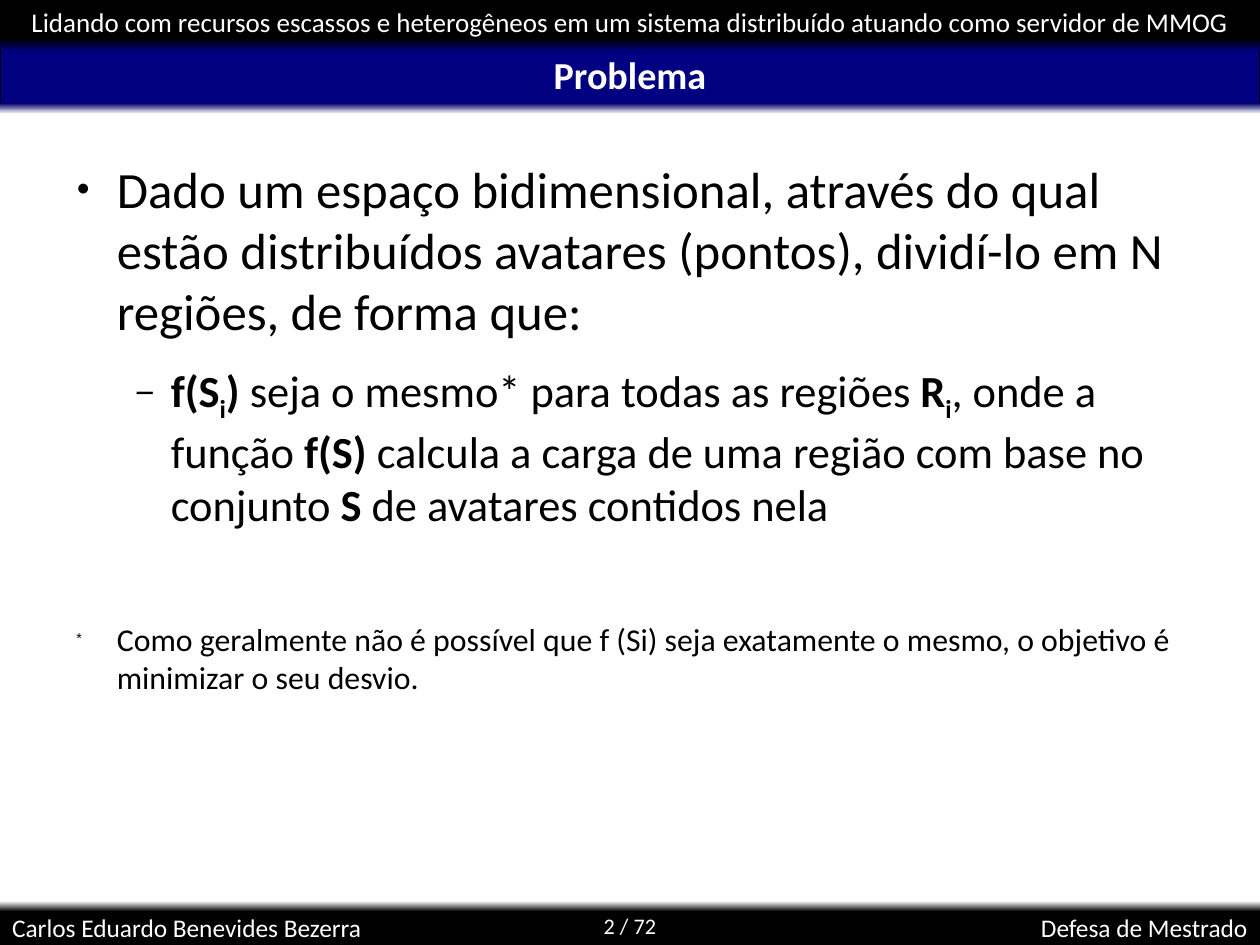
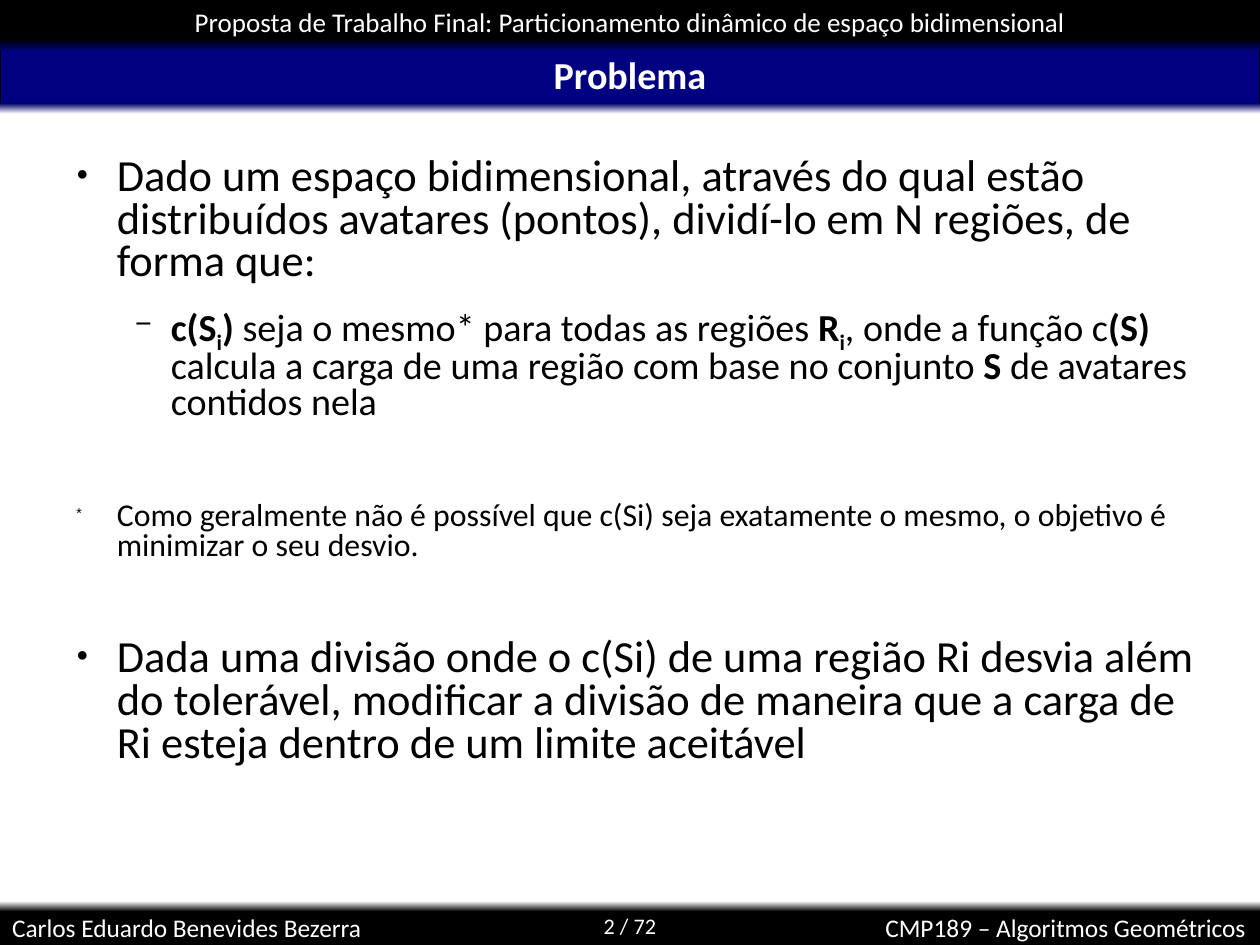
Before and after one commit to kdubezerra/kdubezerra, a slide deck: slide 2 of disciplinas/cmp189/projetoTrabalhoFinal.ppt. Drawn at 1260x945 pixels with LibreOffice and Linux fonts; fonts in the diff are those of the drawing; background and template pictures are left out. Boxes give left, top, right and bottom in pixels: in the first picture for what was removed or moved away, otherwise in the second. Text is boxed around its words. In the diff, an @@ line names an element or a change of style, - is before the commit and + after.

```diff
--- a/disciplinas/cmp189/projetoTrabalhoFinal.ppt
+++ b/disciplinas/cmp189/projetoTrabalhoFinal.ppt
@@ text in rectangle at (195,13,1064,37): text changed @@
-Lidando com recursos escassos e heterogêneos em um sistema distribuído atuando como servidor de MMOG
+Proposta de Trabalho Final: Particionamento dinâmico de espaço bidimensional
@@ text at (117,160,1130,284): size 32 to 28 pt in "Dado um espaço bidimensional, através do qual ..."; line spacing 1 to 0.8 @@
@@ text at (117,313,1193,766): text changed @@
-  − f(Si) seja o mesmo* para todas as regiões Ri, onde a função f(S) calcula a carga de uma região com base no conjunto S de avatares contidos nela
-* Como geralmente não é possível que f (Si) seja exatamente o mesmo, o objetivo é minimizar o seu desvio.
+  − c(Si) seja o mesmo* para todas as regiões Ri, onde a função c(S) calcula a carga de uma região com base no conjunto S de avatares contidos nela
+* Como geralmente não é possível que c(Si) seja exatamente o mesmo, o objetivo é minimizar o seu desvio.
+● Dada uma divisão onde o c(Si) de uma região Ri desvia além do tolerável, modificar a divisão de maneira que a carga de Ri esteja dentro de um limite aceitável
@@ text added at (885,919,1245,942), 16 pt, text #FFFFFF @@
+CMP189 – Algoritmos Geométricos
@@ text removed at (1041,919,1247,938) @@
-Defesa de Mestrado
```
Also in this commit, not shown: 4 other slides changed, 16 slides added, 29 other files.
